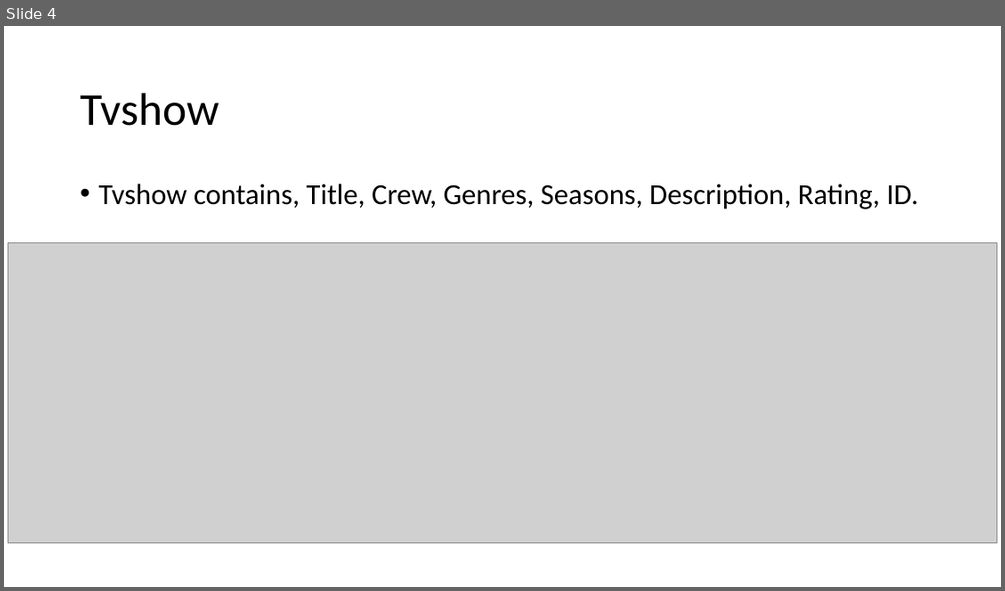
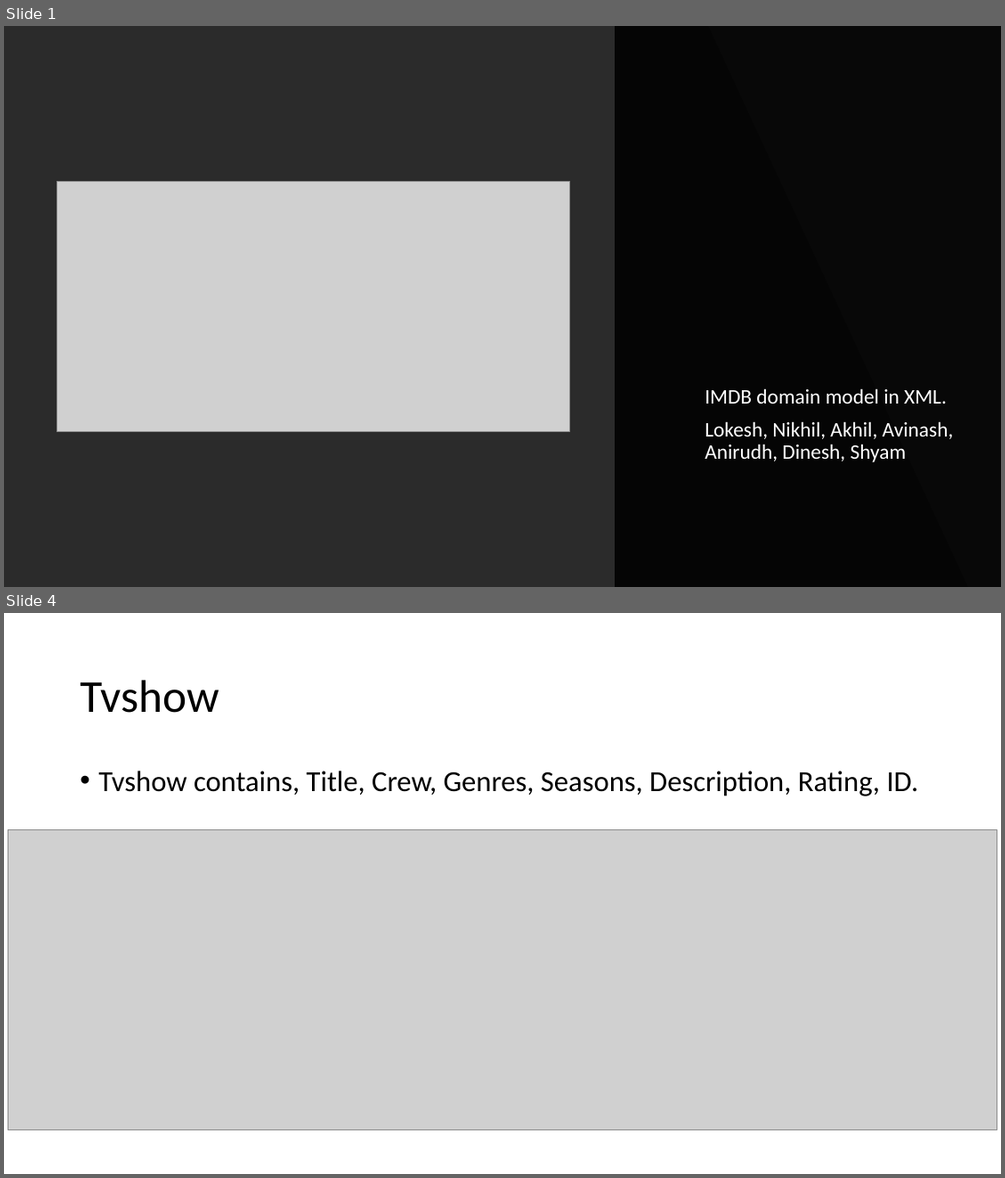
Before and after one commit to akhiln28/ontology_assignment1, a slide deck: presentation.pptx. Shown one above the other, each under a label of ours: slide 4 before the commit, slides 1 and 4 after it; the slides between them are not shown. The pictures are 1005x591 and 1005x1178 pixels, drawn with LibreOffice and Linux fonts; fonts in the diff are those of the drawing; grey boxes stand for pictures; background and template pictures are left out; a plain dark background stands for a picture behind light text. Boxes give left, top, right and bottom in pixels: in the first picture for what was removed or moved away, otherwise in the second. Text is boxed around its words. In the diff, an @@ line names an element or a change of style, - is before the commit and + after.

```diff
--- a/presentation.pptx
+++ b/presentation.pptx
@@ slide 1 added at (x1=4, y1=26, x2=1001, y2=587), background picture (left out) @@
@@ rectangle added at (x1=615, y1=26, x2=1001, y2=587), fill #000000 at 81% opacity @@
@@ freeform shape added at (x1=615, y1=26, x2=968, y2=587), fill #000000 at 35% opacity @@
@@ picture added at (x1=57, y1=182, x2=569, y2=432) @@
@@ subtitle added at (x1=704, y1=388, x2=954, y2=462), 20 pt, text #FFFFFF @@
+IMDB domain model in XML.
+Lokesh, Nikhil, Akhil, Avinash, Anirudh, Dinesh, Shyam
```
Also in this commit, not shown: 4 slides changed, 1 other slide added, 1 slide removed, 2 other files.
